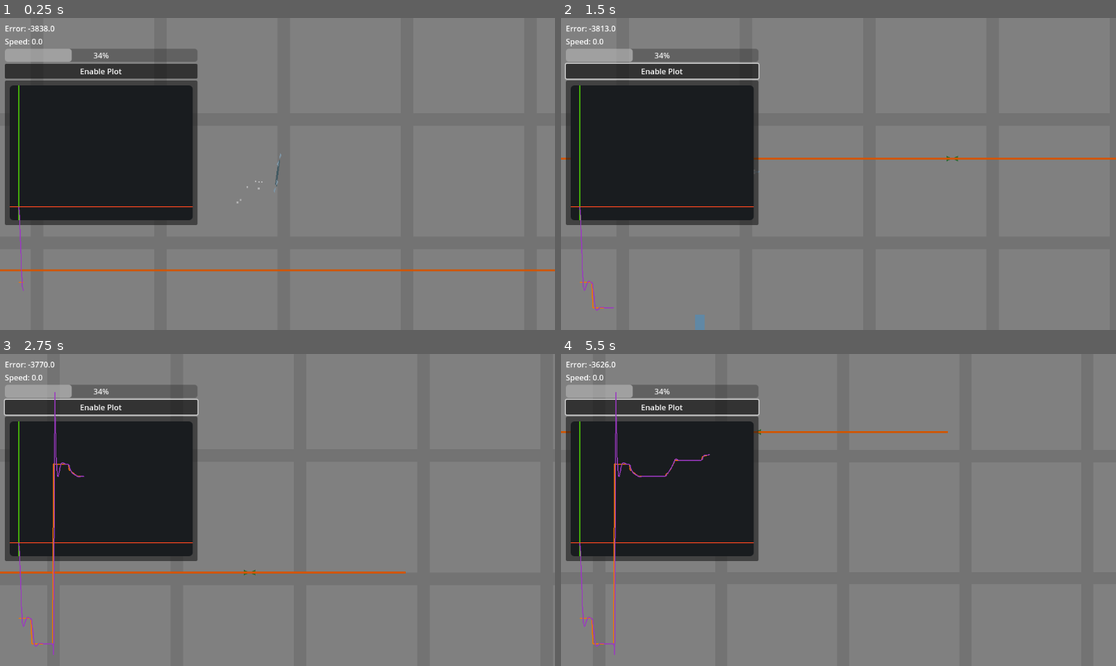
Above: before the commit, frames 1-4 (two rows, left to right).
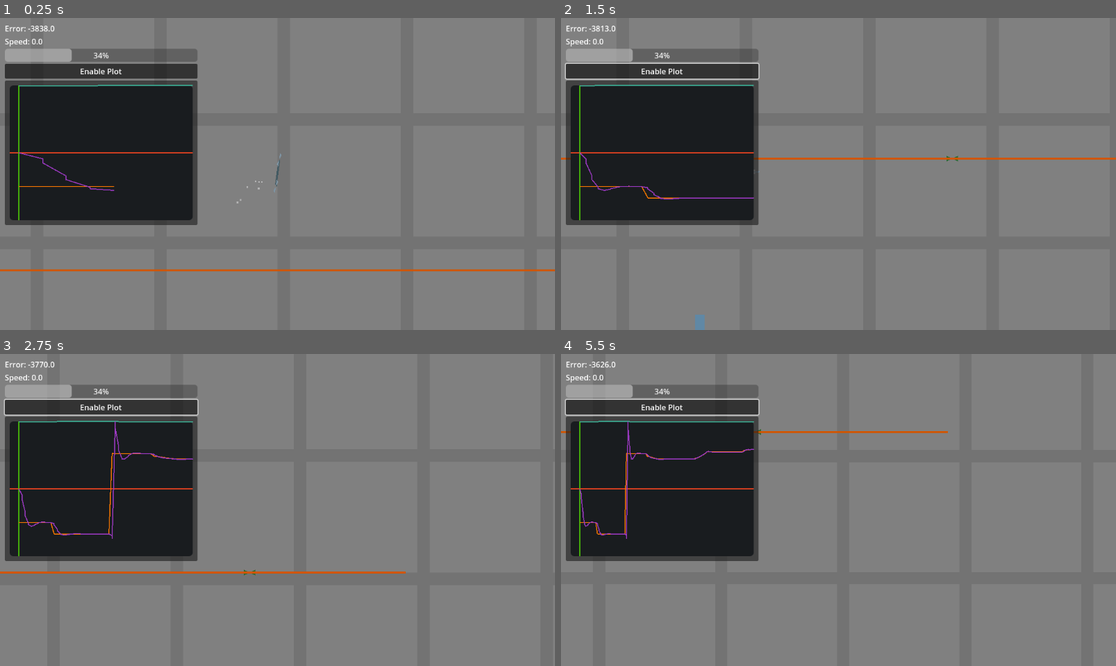
Above: after the commit, the same moments.

Repository: NattHerman/control
Game: Godot game, scene res://main.tscn
Two runs of this game, one before a commit and one after it. Both use one fixed random seed, a clock stepped at 60 frames per second and the inputs below. The engine's default icon, where the game draws it, is replaced by a stand-in: a white triangle on a blue panel in a dark square.
Inputs (mouse positions are in pixels of both pictures, inside the frame that each line leads up to):
- Up to frame 1 (0.25 s): no input
- Up to frame 2 (1.5 s): click "Enable Plot" at 0.5 s; tap Enter at 1.25 s; move the mouse to (960, 158) at 1.27 s; hold D (pan_right) from 1.28 s (still down); hold Shift (pan_speed_increase) from 1.28 s (still down); click (960, 158) at 1.42 s
- Up to frame 3 (2.75 s): release D (pan_right) at 2 s; release Shift (pan_speed_increase) at 2 s; drag from (166, 525) to (249, 572) at 2.02 s
- Up to frame 4 (5.5 s): move the mouse to (894, 441) at 2.77 s; hold D (pan_right) 2.78-3.5 s; hold Mouse wheel down (zoom_out) 2.78-3.5 s; drag from (810, 572) to (672, 463) at 3.52 s; move the mouse to (1005, 556) at 4.27 s; hold A (pan_left) 4.28-5 s; hold Mouse wheel up (zoom_in) 4.28-5 s; drag from (672, 463) to (755, 432) at 5.02 s

The runs differ from the first frame. In frame 1, 0.6% of the frame differs, in the area x 1-35%, y 21-88%; in frame 2, 0.8%; in frame 3, 1.3%; in frame 4, 1.4%, in the area x 1-35%, y 12-97%.

Commit message:
add scale property to DataSeries

Diff:
--- a/plot/data_series.gd
+++ b/plot/data_series.gd
@@ -8,27 +8,46 @@
 var color: Color
 
 var data: PackedVector2Array = []
+
 var max_y: float = 0
+var min_y: float = 0
+
 var max_x: float = 0
+var min_x: float = 0
+
+var scale: Vector2 = Vector2(10000, 10000)
 
 
-func _init(_name: StringName, _data: PackedVector2Array, _color: Color = Color(0.681, 0.668, 0.944, 1.0)) -> void:
+func _init(
+		_name: StringName,
+		_data: PackedVector2Array,
+		_color: Color = Color(0.681, 0.668, 0.944, 1.0),
+		_scale: Vector2 = Vector2(10000, 10000),
+	) -> void:
 	name = _name
 	data = _data
 	color = _color
+	scale = _scale
 
 
 func _to_string() -> String:
 	return "DataSeries(" + name + ", " + str(data) + ")"
 
 
+func append_with_time(value: float):
+	append(Vector2(global_timer.time, value))
+
 func append(point: Vector2):
 	data.append(point)
 
 	if point.x > max_x:
 		max_x = point.x
+	elif point.x < min_x:
+		min_x = point.x
 	if point.y > max_y:
 		max_y = point.y
+	elif point.y < min_y:
+		min_y = point.y
 
 
 func append_array(data_points: PackedVector2Array):
@@ -37,5 +56,18 @@
 	for point in data_points:
 		if point.x > max_x:
 			max_x = point.x
+		elif point.x < min_x:
+			min_x = point.x
 		if point.y > max_y:
 			max_y = point.y
+		elif point.y < min_y:
+			min_y = point.y
+
+
+func get_scaled():
+	var scaled_data: PackedVector2Array = data.duplicate()
+
+	for i in scaled_data.size():
+		scaled_data[i] *= scale
+
+	return scaled_data
--- a/plot/plot.gd
+++ b/plot/plot.gd
@@ -21,10 +21,11 @@
 var plot_origin: Vector2 = Vector2.ZERO
 var plot_size: Vector2 = Vector2.ZERO
 
-var plot_scale: Vector2 = Vector2(50, 100)
+#var plot_scale: Vector2 = Vector2(50, 100)
+var plot_scale: Vector2 = Vector2(10000, 1)
 var max_point_count: int = 300
 
-@export var origin_offset: Vector2 = Vector2(0.05, 0.9)
+@export var origin_offset: Vector2 = Vector2(0.05, 0.5)
 
 static var data_series_dict: Dictionary[String, DataSeries]
 
@@ -105,15 +106,15 @@
 
 		# Change scale to fit data on x-axis
 		var x_space = plot_size.x * (1 - origin_offset.x)
-		if data_series.max_x * plot_scale.x > x_space:
-			plot_scale.x = x_space / data_series.max_x
+		if data_series.max_x * data_series.scale.x > x_space:
+			data_series.scale.x = x_space / abs(data_series.max_x)
 
-		# Scale data
-		var scaled_data: PackedVector2Array = data.duplicate()
-		for i in scaled_data.size():
-			scaled_data[i] *= plot_scale
+		# Change scale to fit data on y-axis
+		var y_space = plot_size.y * (1 - origin_offset.y)
+		if (data_series.max_y * data_series.scale.y) > y_space or (abs(data_series.min_y) * data_series.scale.y) > y_space:
+			data_series.scale.y = y_space / max(abs(data_series.max_y),abs(data_series.min_y))
 
-		line.points = scaled_data
+		line.points = data_series.get_scaled()
 
 func _ready() -> void:
 	# Wait untill AFTER the first frame has been drawn
--- a/ui/ui_values.gd
+++ b/ui/ui_values.gd
@@ -6,6 +6,6 @@
 var error: float = 0
 var speed: float = 0
 
-var position_data: DataSeries = DataSeries.new("Height", [], Color(0.236, 0.71, 0.598, 1.0))
-var angle_data: DataSeries = DataSeries.new("Angle", [], Color(0.609, 0.223, 0.755, 1.0))
-var angle_ref_data: DataSeries = DataSeries.new("AngleRef", [], Color(0.953, 0.459, 0.0, 1.0))
+var position_data := DataSeries.new("Height", 	[], Color(0.236, 0.71, 0.598, 1.0))
+var angle_data := DataSeries.new("Angle", 	[], Color(0.609, 0.223, 0.755, 1.0), Vector2(1000, 44.76825))
+var angle_ref_data := DataSeries.new("AngleRef", [], Color(0.953, 0.459, 0.0, 1.0), Vector2(1000, 2*PI*7.125))
